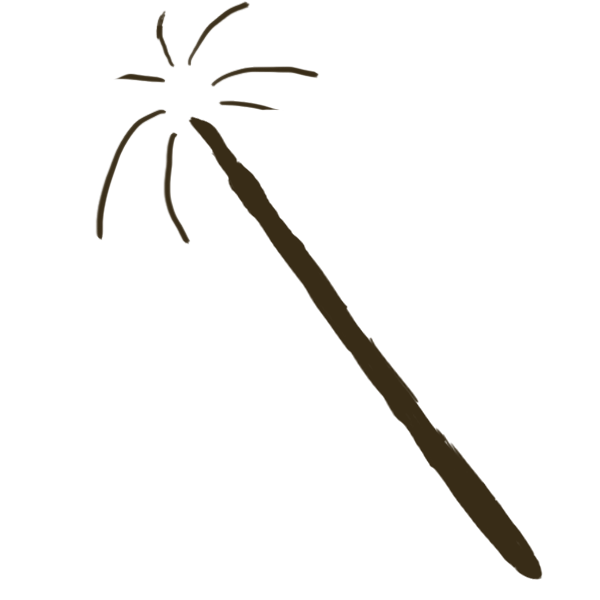
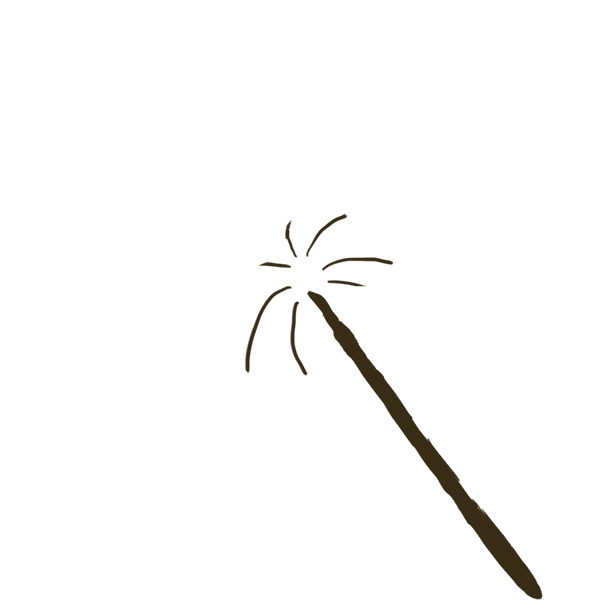
Before/after of a w=600, h=600 layered artwork. What changed in the layer stack:
painted on "Layer 2" over (95, 1, 543, 600)
